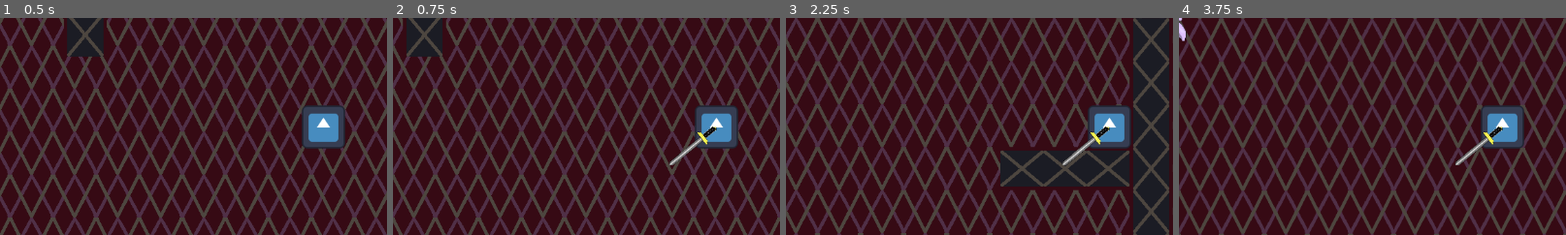
Above: before the commit, frames 1-4 (left to right).
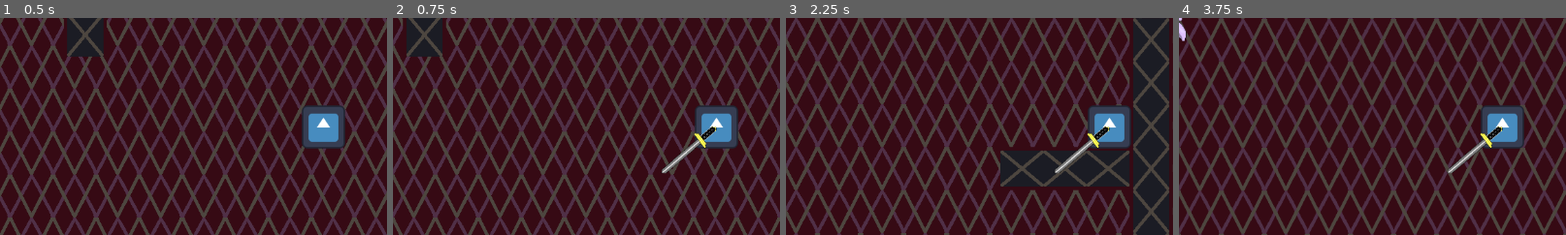
Above: after the commit, the same moments.

Repository: liamebre/godot_waveFight
Game: Godot game, scene res://scenes/main.tscn
Two runs of this game, one before a commit and one after it. Both use one fixed random seed, a clock stepped at 60 frames per second and the inputs below. The engine's default icon, where the game draws it, is replaced by a stand-in: a white triangle on a blue panel in a dark square.
Inputs (mouse positions are % of the whole screen's width and height, from its top left):
- Up to frame 1 (0.5 s): no input
- Up to frame 2 (0.75 s): tap Enter at 0.5 s; move the mouse to (72, 45) at 0.52 s; hold D (move_right) from 0.53 s (still down); click (72, 45) at 0.6 s
- Up to frame 3 (2.25 s): move the mouse to (30, 55) at 1.27 s; release D (move_right) at 1.28 s; hold S (move_down) 1.28-2.03 s; tap Space (dash) at 1.35 s; move the mouse to (60, 28) at 2.02 s; hold D (move_right) from 2.03 s (still down); click (60, 28) at 2.1 s
- Up to frame 4 (3.75 s): move the mouse to (45, 70) at 2.77 s; release D (move_right) at 2.78 s; hold W (move_up) 2.78-3.53 s; tap Space (dash) at 2.85 s; move the mouse to (80, 65) at 3.52 s; hold A (move_left) from 3.53 s (still down); click (80, 65) at 3.6 s
The pictures show only the part of the screen within x 8-58%, y 25-75%; the shares and areas given below are measured in that part.

Frame 1 is identical in both runs. In frame 2, 0.5% of the frame differs, in the area x 69-84%, y 50-72%; in frame 3, 0.4%; in frame 4, 0.5%.

Commit message:
upgrades
start of the upgrade menu and made the mob spawn better so it scales more

Diff:
--- a/scenes/main.tscn
+++ b/scenes/main.tscn
@@ -1,9 +1,10 @@
-[gd_scene load_steps=6 format=3 uid="uid://b2r0obr8npfy8"]
+[gd_scene load_steps=7 format=3 uid="uid://b2r0obr8npfy8"]
 
 [ext_resource type="PackedScene" uid="uid://b7mm4y8gumtjq" path="res://scenes/map.tscn" id="1_0wfyh"]
 [ext_resource type="Script" uid="uid://dcv3iftblrhrx" path="res://scripts/main.gd" id="1_jyhfs"]
 [ext_resource type="PackedScene" uid="uid://b5nhlbtgwk4wl" path="res://scenes/player.tscn" id="2_sugp2"]
 [ext_resource type="PackedScene" uid="uid://djov4m80aofe8" path="res://scenes/enemy.tscn" id="3_sugp2"]
+[ext_resource type="PackedScene" uid="uid://x5jnghysym2j" path="res://scenes/upgrades.tscn" id="3_tbgi4"]
 
 [sub_resource type="Curve2D" id="Curve2D_tbgi4"]
 _data = {
@@ -14,6 +15,7 @@
 [node name="Node2D" type="Node2D"]
 script = ExtResource("1_jyhfs")
 mob_scene = ExtResource("3_sugp2")
+upgrades = ExtResource("3_tbgi4")
 
 [node name="map" parent="." instance=ExtResource("1_0wfyh")]
 
--- a/scenes/sword.tscn
+++ b/scenes/sword.tscn
@@ -15,7 +15,7 @@
 }]
 
 [sub_resource type="RectangleShape2D" id="RectangleShape2D_s4ec8"]
-size = Vector2(94.25, 92.75)
+size = Vector2(109, 104)
 
 [node name="sword" type="RigidBody2D" groups=["weapons"]]
 collision_layer = 4
@@ -25,13 +25,14 @@
 script = ExtResource("1_ycbs3")
 
 [node name="AnimatedSprite2D" type="AnimatedSprite2D" parent="."]
-position = Vector2(-64, -64)
+position = Vector2(-77, -74)
+scale = Vector2(1.20313, 1.15625)
 sprite_frames = SubResource("SpriteFrames_ycbs3")
 autoplay = "default"
 frame_progress = 0.845696
 
 [node name="CollisionShape2D" type="CollisionShape2D" parent="."]
-position = Vector2(-81, -82)
+position = Vector2(-100.5, -97)
 shape = SubResource("RectangleShape2D_s4ec8")
 
 [node name="AttackTime" type="Timer" parent="."]
--- /dev/null
+++ b/scenes/upgrades.tscn
@@ -0,0 +1,9 @@
+[gd_scene format=3 uid="uid://x5jnghysym2j"]
+
+[node name="upgrades" type="Control"]
+layout_mode = 3
+anchors_preset = 15
+anchor_right = 1.0
+anchor_bottom = 1.0
+grow_horizontal = 2
+grow_vertical = 2
--- a/scripts/main.gd
+++ b/scripts/main.gd
@@ -1,5 +1,6 @@
 extends Node2D
 @export var mob_scene: PackedScene
+@export var upgrades : PackedScene
 var score
 var level = 1
 
@@ -37,11 +38,19 @@
 	# Spawn the mob by adding it to the Main scene.
 	add_child(mob)
 
+func upgrade():
+	var upgradeMenu = upgrades.instantiate()
+	add_child(upgradeMenu)
+	pass
+
 func _process(_delta):
 	if score == level * 15:
 		$MobTimer.stop()
 		$ScoreTimer.stop()
-	if $Player.score == level * 20 :
+	if $Player.score == level * (score + (5 * level)):
+		#upgrade()
+		print($Player.score)
+		print(level)
 		$MobTimer.start()
 		$ScoreTimer.start()
-		level = level + 1
+		level = level +1
--- a/scripts/player.gd
+++ b/scripts/player.gd
@@ -46,13 +46,13 @@
 func _on_dash_timer_timeout() -> void:
 	speed = 400
 
-func _on_body_entered(_body):
+func _on_body_entered(body: Node) -> void:
 	hide() # Player disappears after being hit.
 	hit.emit()
 	# Must be deferred as we can't change physics properties on a physics callback.
 	$CollisionShape2D.set_deferred("disabled", true)
 
-	if _body.is_in_group("badGuy"):
+	if body.is_in_group("badGuy"):
 		health -= 5
 		print(health)
 
